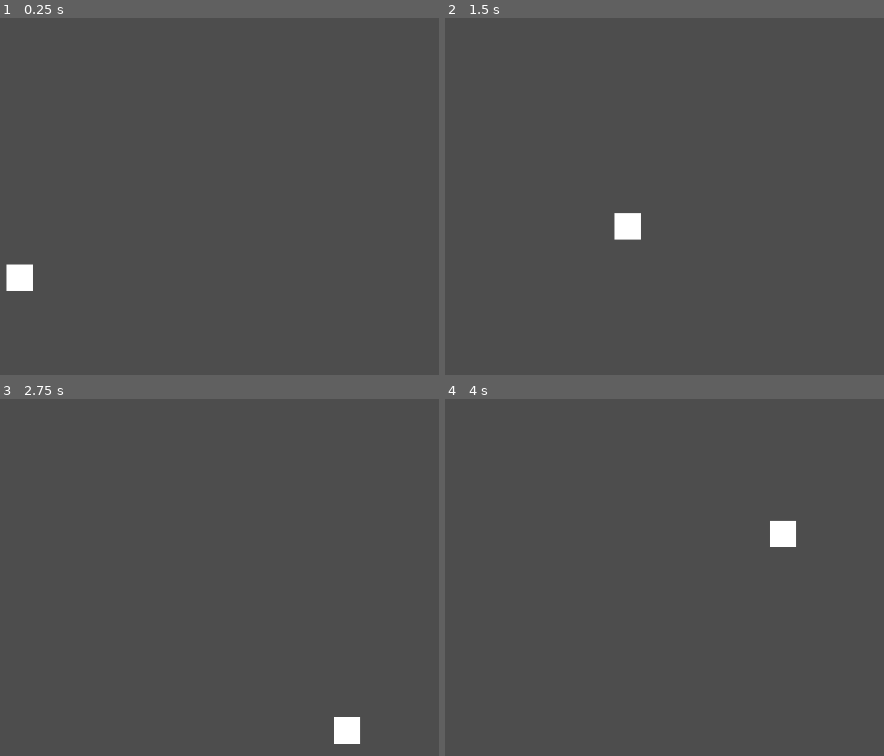
Above: before the commit, frames 1-4 (two rows, left to right).
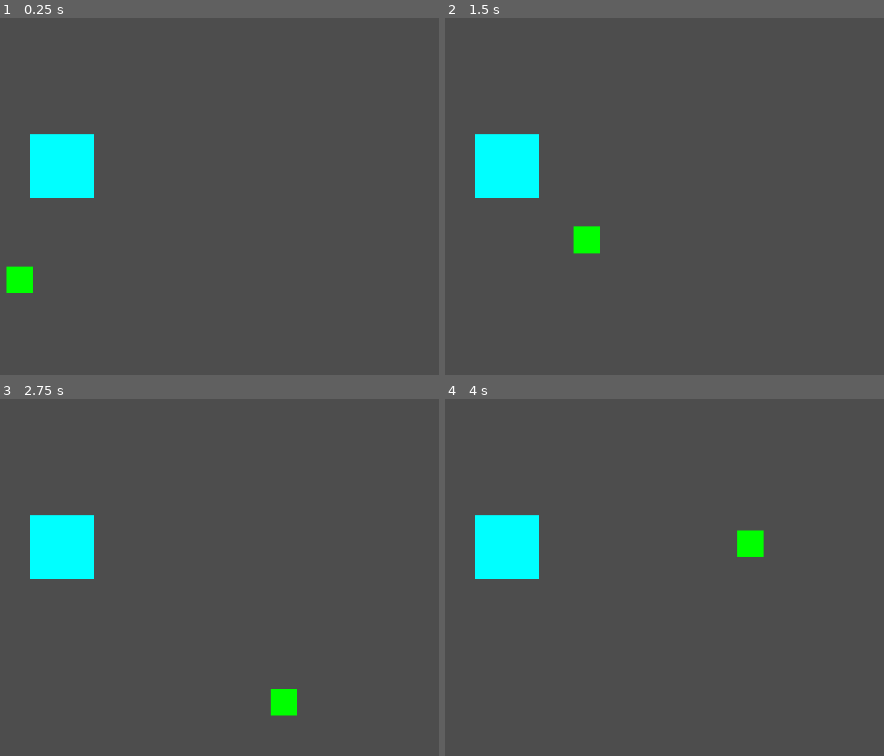
Above: after the commit, the same moments.

Repository: EmmanuelMartinezSalcedo/Burbuja
Game: Godot game, scene res://Scenes/deep_dive.tscn
The game is run twice, just before and just after one commit, with the same random seed, the same clock (stepped at 60 frames per second) and the same inputs.
Inputs:
- Up to frame 1 (0.25 s): no input
- Up to frame 2 (1.5 s): tap Enter (ui_accept) at 0.5, 1.35 s; hold Right (ui_right) 0.53-1.28 s; hold Enter (ui_accept) 0.53-1.28 s; hold Down (ui_down) from 1.28 s (still down)
- Up to frame 3 (2.75 s): tap Enter (ui_accept) at 1.52, 1.82 s; release Down (ui_down) at 2.03 s; hold Right (ui_right) from 2.03 s (still down); hold Enter (ui_accept) from 2.03 s (still down)
- Up to frame 4 (4 s): release Right (ui_right) at 2.78 s; release Enter (ui_accept) at 2.78 s; hold Up (ui_up) 2.78-3.53 s; tap Enter (ui_accept) at 2.85, 3.02, 3.32 s; hold Left (ui_left) from 3.53 s (still down); hold Enter (ui_accept) from 3.53 s (still down)

The runs differ from the first frame. In frame 1, 3.1% of the frame differs, in the area x 1-22%, y 32-78%; in frame 2, 3.6%, in the area x 6-45%, y 32-67%; in frame 3, 3.5%; in frame 4, 3.5%.
Error after the commit: Cannot call method 'get_child' on a null value. (res://Scripts/bubble.gd:36)

Commit message:
Grabbable bubble

Diff:
--- a/Scenes/bubble.tscn
+++ b/Scenes/bubble.tscn
@@ -1,3 +1,28 @@
-[gd_scene format=3 uid="uid://wvtf44dv2iex"]
+[gd_scene load_steps=3 format=3 uid="uid://wvtf44dv2iex"]
+
+[ext_resource type="Script" path="res://Scripts/bubble.gd" id="1_0jtqt"]
+
+[sub_resource type="CircleShape2D" id="CircleShape2D_0hhmh"]
+radius = 12.0
 
 [node name="Bubble" type="Node2D"]
+script = ExtResource("1_0jtqt")
+
+[node name="ColorRect" type="ColorRect" parent="."]
+anchors_preset = 8
+anchor_left = 0.5
+anchor_top = 0.5
+anchor_right = 0.5
+anchor_bottom = 0.5
+offset_left = -9.0
+offset_top = -9.0
+offset_right = 9.0
+offset_bottom = 9.0
+grow_horizontal = 2
+grow_vertical = 2
+color = Color(0, 1, 1, 1)
+
+[node name="Area2D" type="Area2D" parent="." groups=["bubble"]]
+
+[node name="CollisionShape2D" type="CollisionShape2D" parent="Area2D"]
+shape = SubResource("CircleShape2D_0hhmh")
--- a/Scenes/deep_dive.tscn
+++ b/Scenes/deep_dive.tscn
@@ -13,5 +13,9 @@
 scale = Vector2(1.905, 1.905)
 
 [node name="Bubble" parent="." instance=ExtResource("2_awers")]
+position = Vector2(581, 322)
+scale = Vector2(5.135, 5.135)
 
 [node name="FishSpawner" parent="." instance=ExtResource("3_3hb12")]
+
+[node name="Fish" type="Node2D" parent="."]
--- a/Scenes/player.tscn
+++ b/Scenes/player.tscn
@@ -12,8 +12,12 @@
 offset_top = -10.0
 offset_right = 10.0
 offset_bottom = 10.0
+color = Color(0, 1, 0, 1)
 
-[node name="Area2D" type="Area2D" parent="."]
+[node name="Area2D" type="Area2D" parent="." groups=["player"]]
 
 [node name="CollisionShape2D" type="CollisionShape2D" parent="Area2D"]
 shape = SubResource("RectangleShape2D_6v0t7")
+
+[connection signal="area_entered" from="Area2D" to="." method="_on_area_2d_area_entered"]
+[connection signal="area_exited" from="Area2D" to="." method="_on_area_2d_area_exited"]
--- /dev/null
+++ b/Scripts/bubble.gd
@@ -0,0 +1,63 @@
+extends Node2D
+
+var volume: float = 70.0  # Volumen del jugador
+var density: float = 1.99  # Densidad del jugador (ajustable según el objeto)
+var speed: float = 5.0  # Velocidad base de movimiento del jugador
+var velocity = Vector2()  # Dirección de movimiento
+var gravity = 10  # Gravedad
+var water_density = 2  # Densidad del agua
+var max_speed: float = 50.0  # Límite máximo de velocidad
+
+var momentum_x = 0.97
+var momentum_y = 0.95
+var friction = 0.98
+
+var can_follow_player = false
+var player_position = Vector2()  # Posición del jugador (debería ser actualizada en algún lugar)
+
+# Llamar a la fuerza hidrostática
+func hydrostatic_force(value: float) -> float:
+	return value * gravity * water_density
+
+# Calcular el peso
+func weight() -> float:
+	return volume * density * gravity
+
+# Atraer la burbuja hacia el jugador
+func attract_to_player(delta: float) -> void:
+	if can_follow_player:
+		var direction_to_player = (player_position - position).normalized()  # Dirección hacia el jugador
+		var attraction_strength = 10000.0
+		velocity = direction_to_player * attraction_strength * delta * 10 # Mover
+
+func _ready() -> void:
+	pass
+
+var player = get_parent().get_child(0)  # Suponiendo que el jugador es el primer hijo del contenedor
+
+func _process(delta: float) -> void:
+
+	player_position = player.position  # Actualizar la posición del jugador cada frame
+	# Podriamos aprovechar esto para hacer una flecha que los una
+
+	# Calcular la fuerza de flotación y peso de la burbuja
+	var buoyant_force = hydrostatic_force(volume)  # Fuerza hacia arriba
+	var body_weight = weight()  # Fuerza hacia abajo
+
+	# La gravedad y flotación siempre se aplican
+	var net_force = buoyant_force - body_weight
+
+	# Controlar si la burbuja sigue al jugador
+	if can_follow_player and Input.is_action_pressed("ui_accept"):
+		velocity = Vector2()
+		attract_to_player(delta)
+	else:
+		velocity *= friction
+
+	# Límite de velocidad
+	if velocity.length() > max_speed:
+		velocity = velocity.normalized() * max_speed
+
+	velocity.y -= net_force
+
+	position += velocity * delta
--- a/Scripts/player.gd
+++ b/Scripts/player.gd
@@ -1,15 +1,19 @@
 extends Node2D
 
 var volume: float = 70.0  # Volumen del jugador
-var density: float = 1.5  # Densidad del jugador (ajustable según el objeto)
-var speed: float = 20.0  # Velocidad base de movimiento del jugador
+var density: float = 1.7  # Densidad del jugador (ajustable según el objeto)
+var speed: float = 10.0  # Velocidad base de movimiento del jugador
 var velocity = Vector2()  # Dirección de movimiento
 var gravity = 10  # Gravedad
 var water_density = 2  # Densidad del agua
-var max_speed: float = 300.0  # Límite máximo de velocidad
+var max_speed: float = 250.0  # Límite máximo de velocidad
 
 var momentum_x = 0.97
 var momentum_y = 0.95
+
+var can_grab_bubble = false
+var bubble: Node2D = null  # La burbuja con la que interactuaremos
+var attraction_strength: float = 100.0  # Fuerza de atracción de la burbuja
 
 # Llamar a la fuerza hidrostática
 func hydrostatic_force(value: float) -> float:
@@ -23,7 +27,7 @@
 	pass
 
 func _process(delta: float) -> void:
-	# Aqui cambiar los UI por lo que pusiste Emmanuel, no vi bien xd
+	# Movimiento del jugador
 	if Input.is_action_pressed("ui_up"):  # W
 		velocity.y -= speed
 	elif Input.is_action_pressed("ui_down"):  # S
@@ -51,6 +55,14 @@
 
 	position += velocity * delta
 
-	print("Fuerza hidrostática: ", buoyant_force)
-	print("Peso del cuerpo: ", body_weight)
-	print("Fuerza neta: ", net_force)
+
+func _on_area_2d_area_entered(area: Area2D) -> void:
+	if area.is_in_group("bubble"):
+		bubble = area.get_parent()  # Guarda la referencia a la burbuja
+		bubble.can_follow_player = true
+
+
+func _on_area_2d_area_exited(area: Area2D) -> void:
+	if area.is_in_group("bubble"):
+		bubble.can_follow_player = false
+		bubble = null  # Borramos la referencia a la burbuja cuando salimos del área
--- a/project.godot
+++ b/project.godot
@@ -14,3 +14,8 @@
 run/main_scene="res://Scenes/deep_dive.tscn"
 config/features=PackedStringArray("4.3", "Forward Plus")
 config/icon="res://icon.svg"
+
+[global_group]
+
+bubble=""
+player=""
